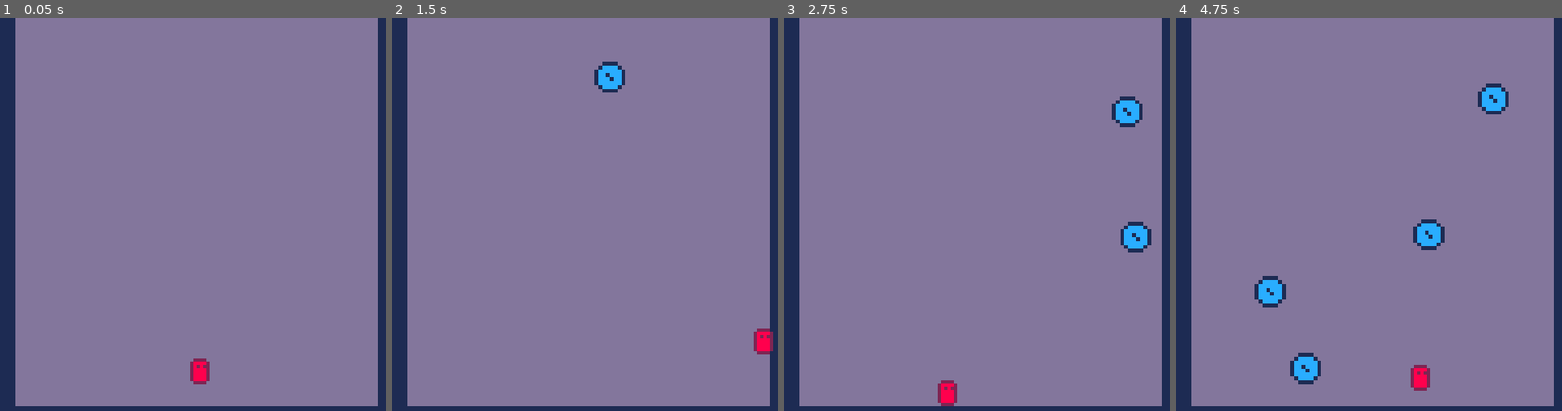
Above: before the commit, frames 1-4 (left to right).
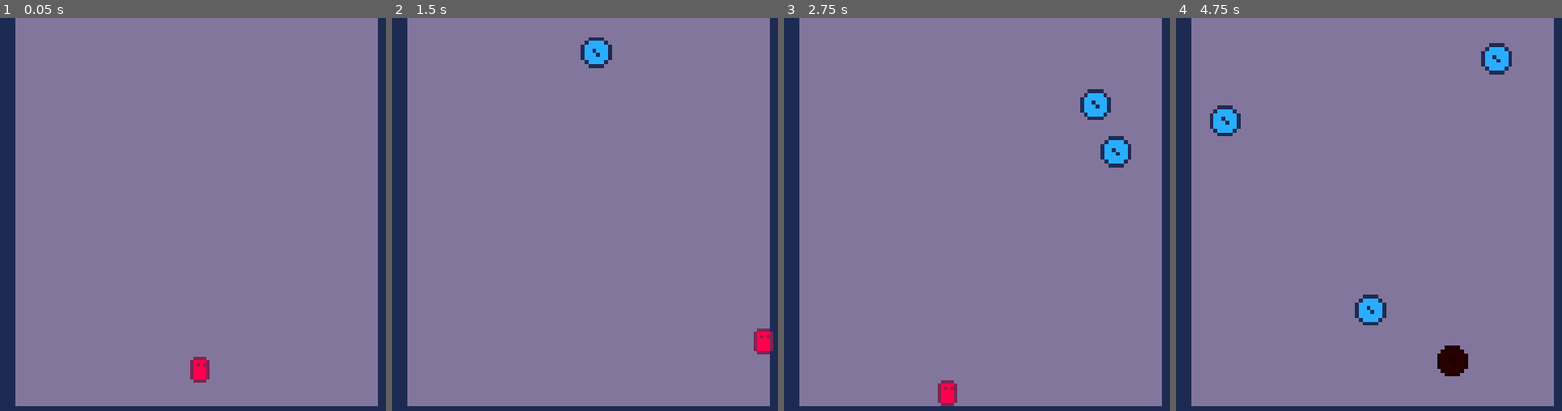
Above: after the commit, the same moments.

Repository: MaxenceCaronLasne/fallen-gods
Game: Godot game, scene res://game_scene.tscn
Same seed, same stepped clock (60 frames per second), same inputs: the game is played once before the commit and once after it.
Inputs:
- Up to frame 1 (0.05 s): no input
- Up to frame 2 (1.5 s): tap Enter at 0.5 s; hold Space (accept) 0.53-1.28 s; hold Right (right) from 0.53 s (still down); tap Space (accept) at 1.35 s
- Up to frame 3 (2.75 s): release Right (right) at 2.03 s; hold Left (left) from 2.03 s (still down); hold Space (accept) from 2.03 s (still down)
- Up to frame 4 (4.75 s): release Left (left) at 2.78 s; release Space (accept) at 2.78 s; hold Right (right) 2.78-4.28 s; tap Space (accept) at 2.85, 4.35 s; hold Space (accept) 3.53-4.28 s; hold Left (left) from 4.28 s (still down)

The runs differ from the first frame. In frame 1, less than 0.1% of the frame differs, in the area x 49-55%, y 86-94%; in frame 2, 1.0%; in frame 3, 2.0%; in frame 4, 4.4%, in the area x 8-88%, y 6-95%.

Commit message:
few constant ajustments on player and saw spawner

Diff:
--- a/jump_component.gd
+++ b/jump_component.gd
@@ -6,6 +6,7 @@
 
 @export var _actor: CharacterBody2D
 @export var _initial_impulse: float
+@export var _then_jump_impulse: float
 @export var _continuous_impulse: float
 @export var _max_impulse: float
 @export var _fall_added_gravity: float = 0.0
@@ -25,11 +26,18 @@
 
 	_actor.velocity.y = 0.0
 
-	_current_jump.total_impulse += _initial_impulse * delta
-	_actor.velocity.y -= _initial_impulse * delta
+	if _current_jump.nb_jump > 1:
+		_current_jump.total_impulse += _then_jump_impulse * delta
+		_actor.velocity.y -= _then_jump_impulse * delta
+	else:
+		_current_jump.total_impulse += _initial_impulse * delta
+		_actor.velocity.y -= _initial_impulse * delta
 
 func _continue_jump(delta: float) -> void:
 	if _current_jump == null:
+		return
+
+	if _current_jump.nb_jump > 1:
 		return
 
 	if _current_jump.total_impulse + _continuous_impulse * delta < _max_impulse:
--- a/player.tscn
+++ b/player.tscn
@@ -32,9 +32,9 @@
 script = ExtResource("2_jluf1")
 _actor = NodePath("..")
 _initial_impulse = 8000.0
+_then_jump_impulse = 13000.0
 _continuous_impulse = 1500.0
 _max_impulse = 350.0
-_fall_added_gravity = 500.0
 _max_nb_jumps = 3
 
 [node name="OnFloorNotifier" type="Node" parent="." node_paths=PackedStringArray("_actor")]
--- a/saw_spawner.gd
+++ b/saw_spawner.gd
@@ -13,7 +13,7 @@
 	saw.position = Vector2(
 		randf_range(0, _collision_shape.shape.get_rect().size.x - 1),
 		randf_range(0, _collision_shape.shape.get_rect().size.y - 1))
-	saw.INITIAL_DIRECTION = Vector2.DOWN + [Vector2.LEFT, Vector2.RIGHT].pick_random()
+	saw.INITIAL_DIRECTION = (Vector2.DOWN + [Vector2.LEFT, Vector2.RIGHT].pick_random() + Vector2(randf_range(-1.0, 1.0), 0)).normalized()
 	add_child(saw)
 
 func _ready():
